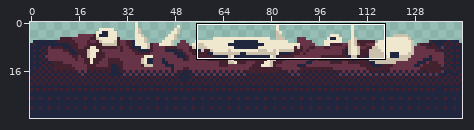
Edited in one commit: pixel-art file (Assets/Sprites/fleshwall.aseprite). Above, an overview of the earlier version with the close-up marked.
Close-up. First the earlier version:
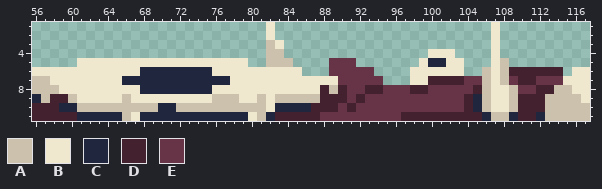
144x32 pixels, 1 frame. Shown: x 56..117, y 1..11.
Palette (. is transparent): A #cbc1ad  B #efe7ce  C #21263f  D #44212f  E #663347
Pixels before, first column x 56:
 1 ..........................B........................B..........
 2 ..........................B........................B..........
 3 ..........................AB.......................B..........
 4 ..........................AA................BBB....B..........
 5 .....BBBBBBBBBBBBBBBBBBB..AAA....EEE.......BCCBB...BA.........
 6 BBBBBBBBBBBBCCCCCCCCBBBBBBBBBB...EEEEE....BBBBBB..ABADDDDDD.BB
 7 AABBBBBBBBCCCCCCCCCCCCBBBBBBBBBBBBEEEEE...BBDDDDEEABAEDDEEEBBB
 8 AAABBBBBBBBBCCCCCCCCBBBBBBBBBBBBDADEEDDEEEDDEEEEEDABBAEEDDAABB
 9 CADDABBBBBABBBBBBBBBAAABBABAAAAADDDEDEEEEEEEEEEEDCABBADDDAAAAB
10 DDDCCAAAAAAAAACCAAAAAAAAAABCCCCDDDEDEEEEEEEEEEEEDCABBADDDAAAAA
11 DDDDDCCCCCABCCCCCCCCCCCCBACDDDDDEEEEEEEEEDDDDDDDDDCAACDDCAAAAA
The result:
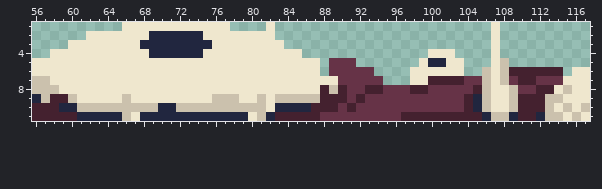
The exact change:
{"y":1,"x":66,"old":"............","new":"BBBBBBBBBBBB"}
{"y":2,"x":62,"old":"....................","new":"BBBBBBBCCCCCCBBBBBBB"}
{"y":3,"x":60,"old":"......................A","new":"BBBBBBBBCCCCCCCCBBBBBBB"}
{"y":4,"x":58,"old":"........................AA..","new":"BBBBBBBBBBBCCCCCCBBBBBBBBBBB"}
{"y":5,"x":56,"old":".....","new":"BBBBB"}
{"y":5,"x":80,"old":"..AAA...","new":"BBBBBBBB"}
{"y":6,"x":68,"old":"CCCCCCCC","new":"BBBBBBBB"}
{"y":6,"x":86,"old":"..","new":"BB"}
{"y":7,"x":66,"old":"CCCCCCCCCCCC","new":"BBBBBBBBBBBB"}
{"y":8,"x":68,"old":"CCCCCCCC","new":"BBBBBBBB"}
{"y":8,"x":114,"old":"A","new":"B"}
{"y":9,"x":115,"old":"AA","new":"BB"}
{"y":10,"x":114,"old":"A","new":"B"}
{"y":10,"x":116,"old":"A","new":"B"}
{"y":11,"x":115,"old":"A","new":"B"}
{"y":11,"x":117,"old":"A","new":"B"}
{"label":"changed","picture_box":[32,22,320,94]}
{"label":"changed","picture_box":[554,85,590,121]}
